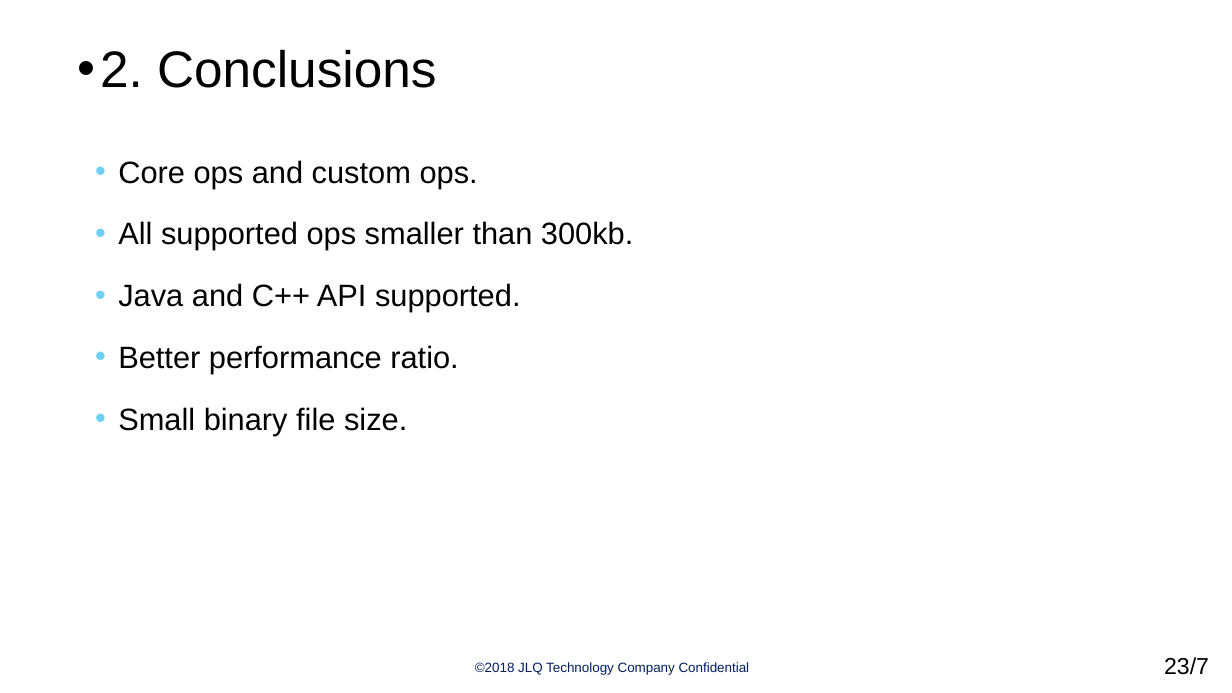
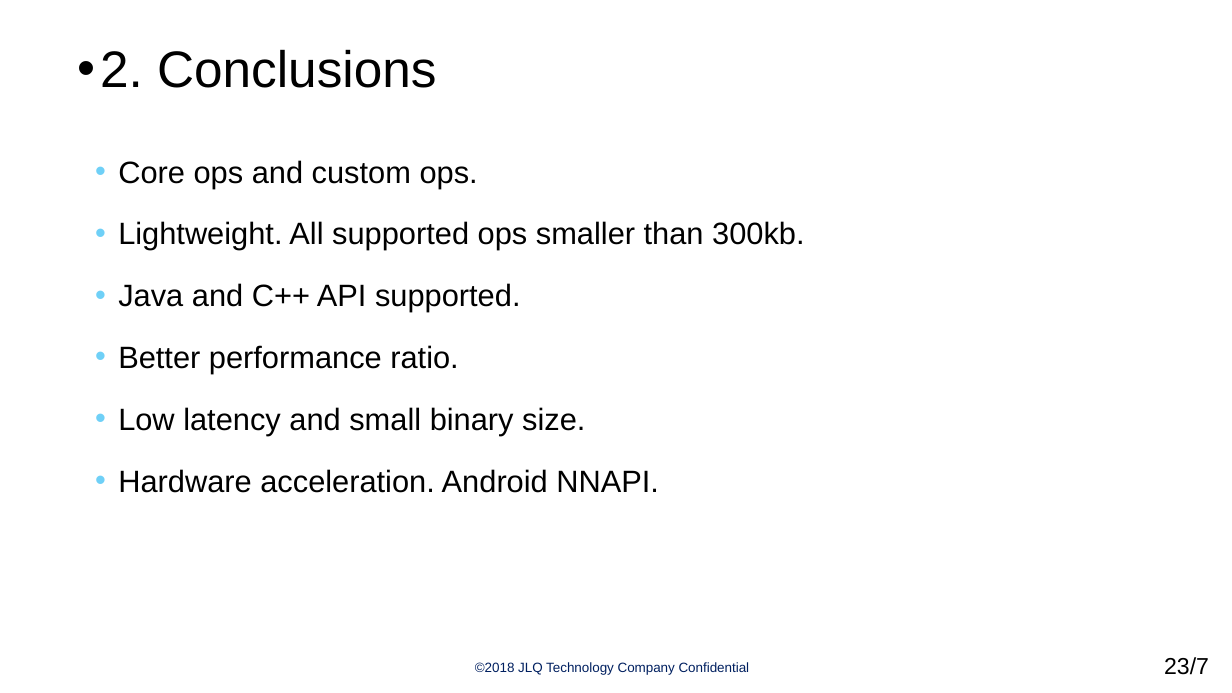
Before and after one commit to clhne/Tutorial_on_TensorFlowLite, a slide deck: slide 23 of Internal Training《How to use TFLite_v1》—Public.pptx. Drawn at 1232x693 pixels with LibreOffice and Linux fonts; fonts in the diff are those of the drawing; background and template pictures are left out. Boxes give left, top, right and bottom in pixels: in the first picture for what was removed or moved away, otherwise in the second. Text is boxed around its words. In the diff, an @@ line names an element or a change of style, - is before the commit and + after.

```diff
--- a/Internal Training《How to use TFLite_v1》—Public.pptx
+++ b/Internal Training《How to use TFLite_v1》—Public.pptx
@@ text at (x1=118, y1=221, x2=804, y2=250): text changed @@
-  • All supported ops smaller than 300kb.
+  • Lightweight. All supported ops smaller than 300kb.
@@ text at (x1=118, y1=407, x2=659, y2=493): text changed @@
-  • Small binary file size.
+  • Low latency and small binary size.
+  • Hardware acceleration. Android NNAPI.
```
Also in this commit, not shown: 1 other slide changed.
